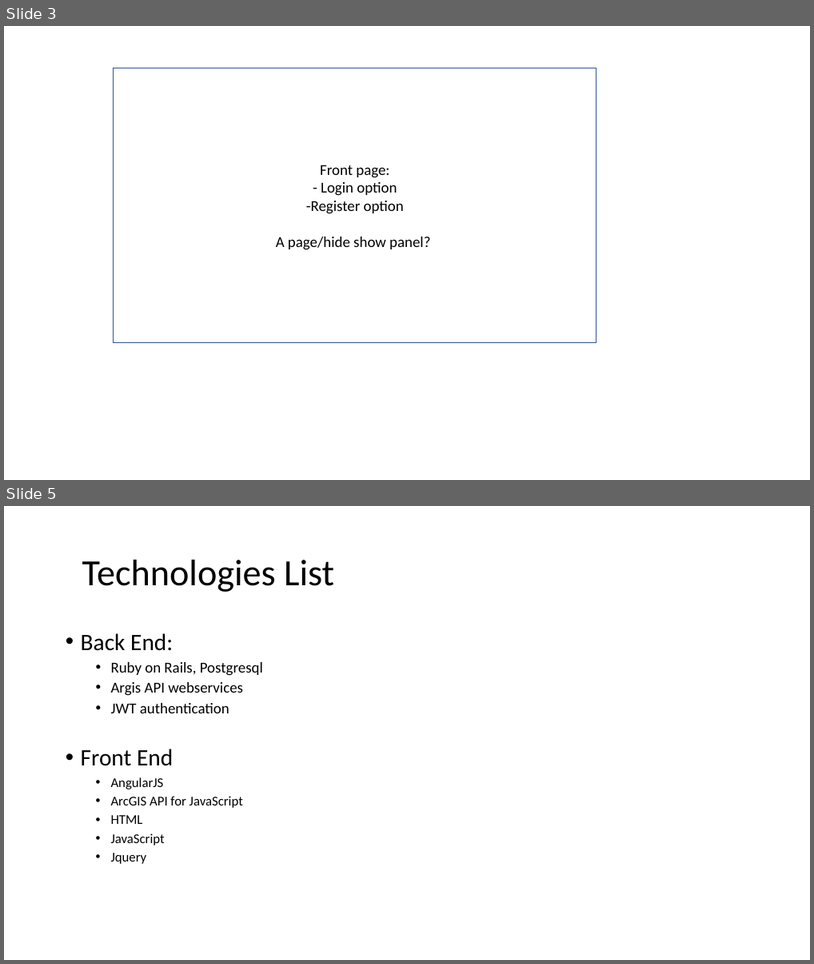
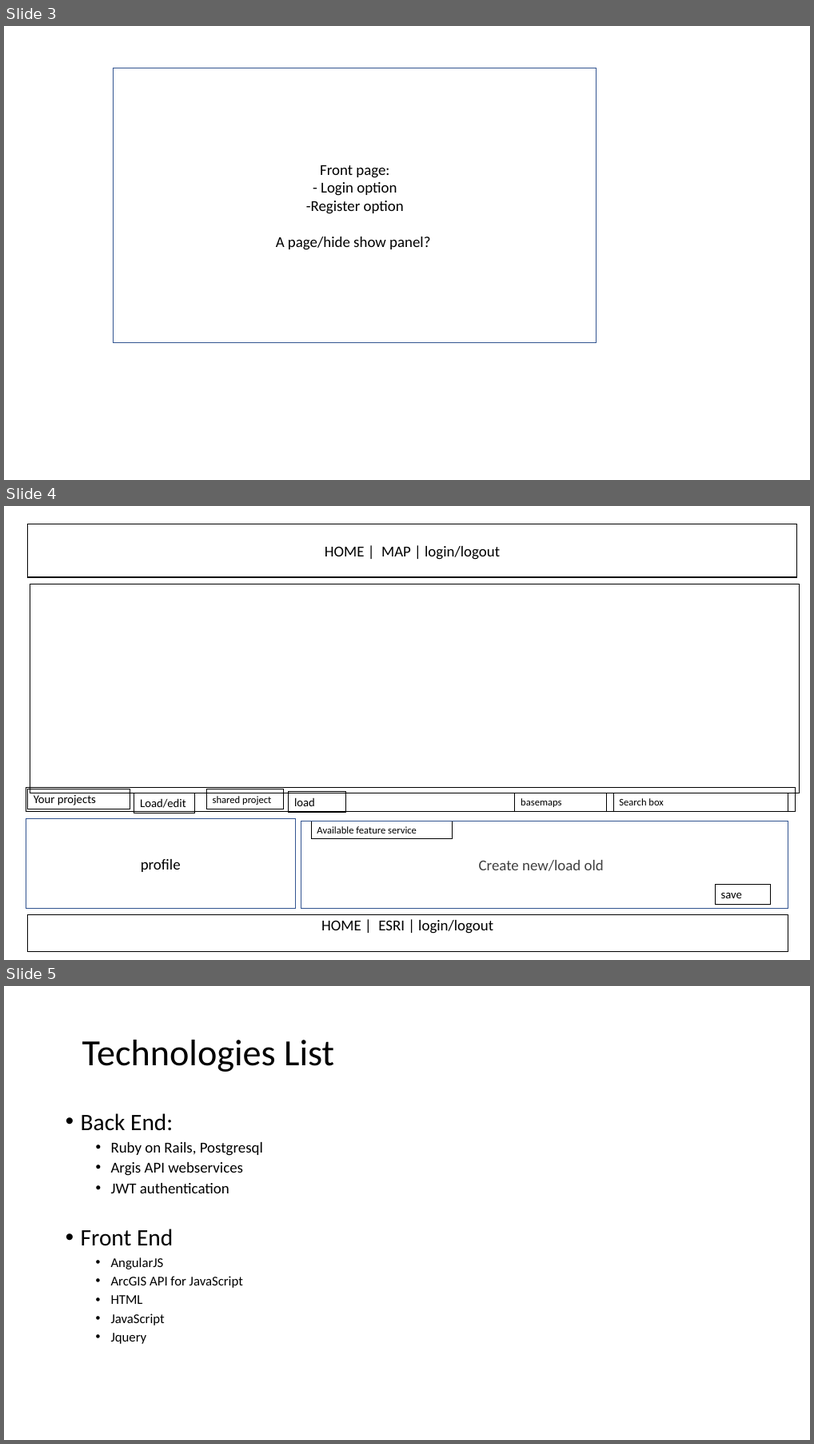
Before and after one commit to annguye2/geospatial-online-project, a slide deck: Geospatial Online Project.pptx. Shown one above the other, each under a label of ours: slides 3 and 5 before the commit, slides 3, 4 and 5 after it; the slides between them are not shown. The pictures are 814x964 and 814x1444 pixels, drawn with LibreOffice and Linux fonts; fonts in the diff are those of the drawing. Boxes give left, top, right and bottom in pixels: in the first picture for what was removed or moved away, otherwise in the second. Text is boxed around its words. In the diff, an @@ line names an element or a change of style, - is before the commit and + after.

```diff
--- a/Geospatial Online Project.pptx
+++ b/Geospatial Online Project.pptx
@@ slide 4 added at (x1=4, y1=506, x2=810, y2=960), background #FFFFFF @@
@@ rectangle added at (x1=27, y1=524, x2=798, y2=577), outline #000000 1 pt, 18 pt, text #000000 @@
+HOME | MAP | login/logout
@@ rectangle added at (x1=30, y1=584, x2=800, y2=792), outline #000000 0.75 pt @@
@@ rectangle added at (x1=26, y1=788, x2=796, y2=812), outline #000000 0.75 pt @@
@@ rectangle added at (x1=27, y1=788, x2=130, y2=809), outline #000000 0.75 pt, 14 pt, text #000000 @@
+Your projects
@@ rectangle added at (x1=134, y1=792, x2=194, y2=813), outline #000000 0.75 pt, 14 pt, text #000000 @@
+Load/edit
@@ rectangle added at (x1=206, y1=788, x2=284, y2=809), outline #000000 0.75 pt, 12 pt, text #000000 @@
+shared project
@@ rectangle added at (x1=288, y1=792, x2=346, y2=812), outline #000000 0.75 pt, 14 pt, text #000000 @@
+load
@@ rectangle added at (x1=515, y1=792, x2=607, y2=811), outline #000000 0.75 pt, 12 pt, text #000000 @@
+basemaps
@@ rectangle added at (x1=614, y1=792, x2=789, y2=811), outline #000000 0.75 pt, 12 pt, text #000000 @@
+Search box
@@ rectangle added at (x1=26, y1=819, x2=295, y2=908), outline #325491 1 pt, 18 pt, text #000000 @@
+profile
@@ rectangle added at (x1=302, y1=820, x2=789, y2=908), outline #325491 1 pt, 18 pt, text #404040 @@
+Create new/load old
@@ rectangle added at (x1=311, y1=820, x2=453, y2=839), outline #000000 0.75 pt, 12 pt, text #000000 @@
+Available feature service
@@ rectangle added at (x1=715, y1=884, x2=770, y2=904), outline #000000 0.75 pt, 14 pt, text #000000 @@
+save
@@ rectangle added at (x1=27, y1=915, x2=789, y2=952), outline #000000 1 pt, 18 pt, text #000000 @@
+HOME | ESRI | login/logout
```
Also in this commit, not shown: 1 slide changed, 1 slide removed.
